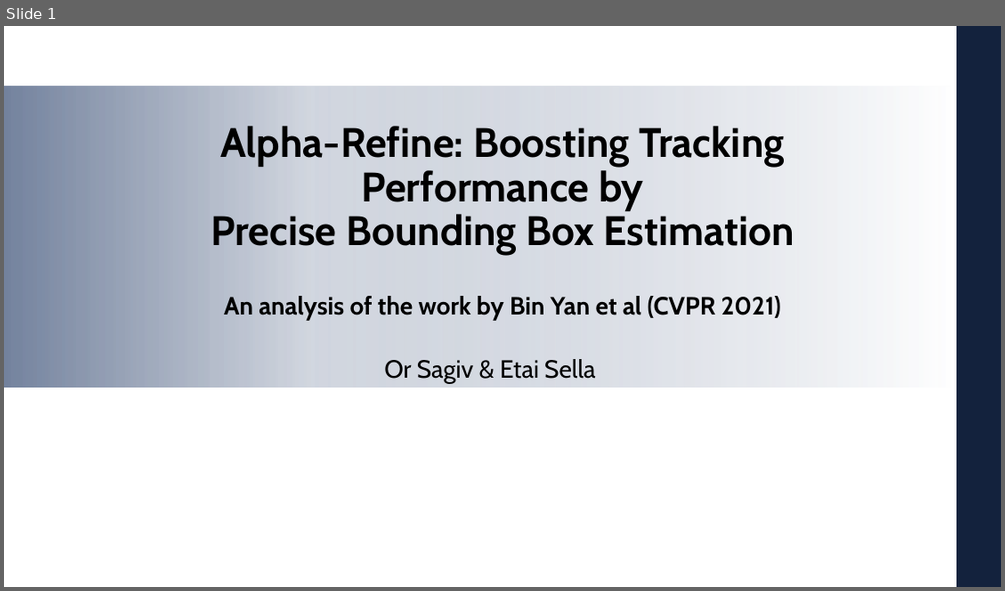
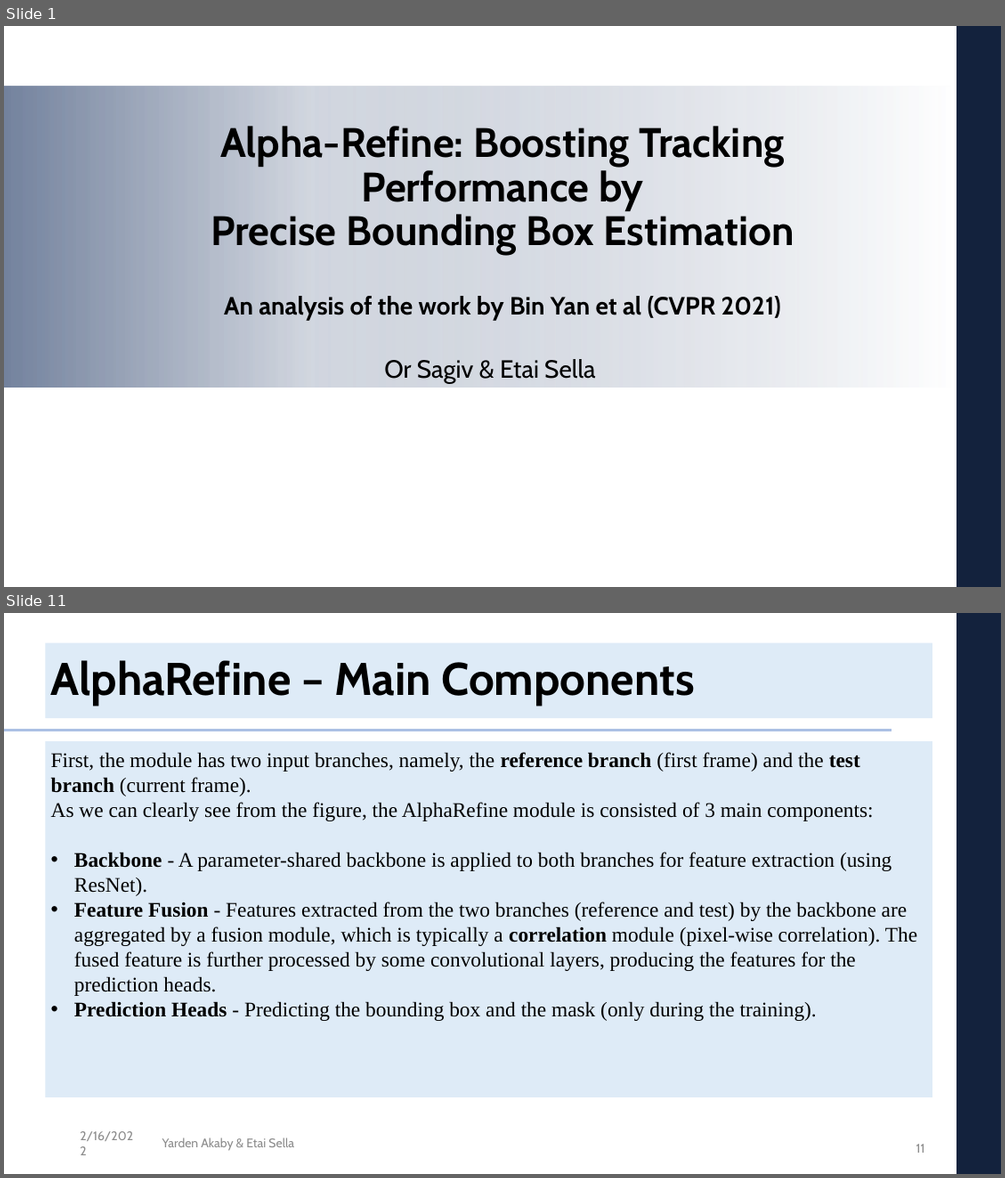
Before and after one commit to etaisella/AlphaRefine, a slide deck: Presentation/DL_project_presentation.pptx. Shown one above the other, each under a label of ours: slide 1 before the commit, slides 1 and 11 after it; the slides between them are not shown. The pictures are 1005x591 and 1005x1178 pixels, drawn with LibreOffice and Linux fonts; fonts in the diff are those of the drawing; background and template pictures are left out. Boxes give left, top, right and bottom in pixels: in the first picture for what was removed or moved away, otherwise in the second. Text is boxed around its words. In the diff, an @@ line names an element or a change of style, - is before the commit and + after.

```diff
--- a/Presentation/DL_project_presentation.pptx
+++ b/Presentation/DL_project_presentation.pptx
@@ slide 11 added at (4, 613, 1001, 1174), background #FFFFFF; not listed: 2 template elements that a slide beside it also shows @@
@@ rectangle added at (45, 643, 932, 718), fill #DEEBF7 @@
@@ title added at (51, 660, 694, 705), 44 pt, text #000000, bold @@
+AlphaRefine – Main Components
@@ line added from (4, 730) to (890, 730), #ABC0E4 2.25 pt @@
@@ rectangle added at (45, 742, 932, 1097), fill #DEEBF7 @@
@@ text added at (51, 752, 917, 1021), 20 pt, text #000000 @@
+First, the module has two input branches, namely, the reference branch (first frame) and the test branch (current frame).
+As we can clearly see from the figure, the AlphaRefine module is consisted of 3 main components:
+• Backbone - A parameter-shared backbone is applied to both branches for feature extraction (using ResNet).
+• Feature Fusion - Features extracted from the two branches (reference and test) by the backbone are aggregated by a fusion module, which is typically a correlation module (pixel-wise correlation). The fused feature is further processed by some convolutional layers, producing the features for the prediction heads.
+• Prediction Heads - Predicting the bounding box and the mask (only during the training).
@@ text added at (80, 1131, 133, 1141), 12 pt, text #8C8C8C @@
+2/16/2022
@@ text added at (162, 1137, 294, 1151), 12 pt, text #8C8C8C @@
+Yarden Akaby & Etai Sella
@@ page number added at (916, 1143, 925, 1152), 12 pt, text #8C8C8C @@
+11
```
Also in this commit, not shown: 8 slides changed, 6 other slides added.
